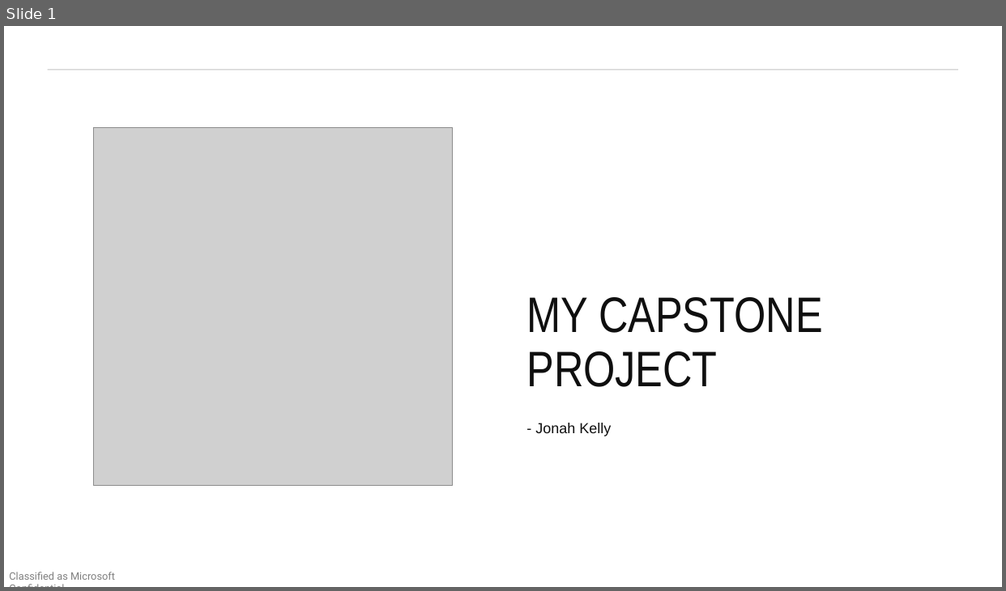
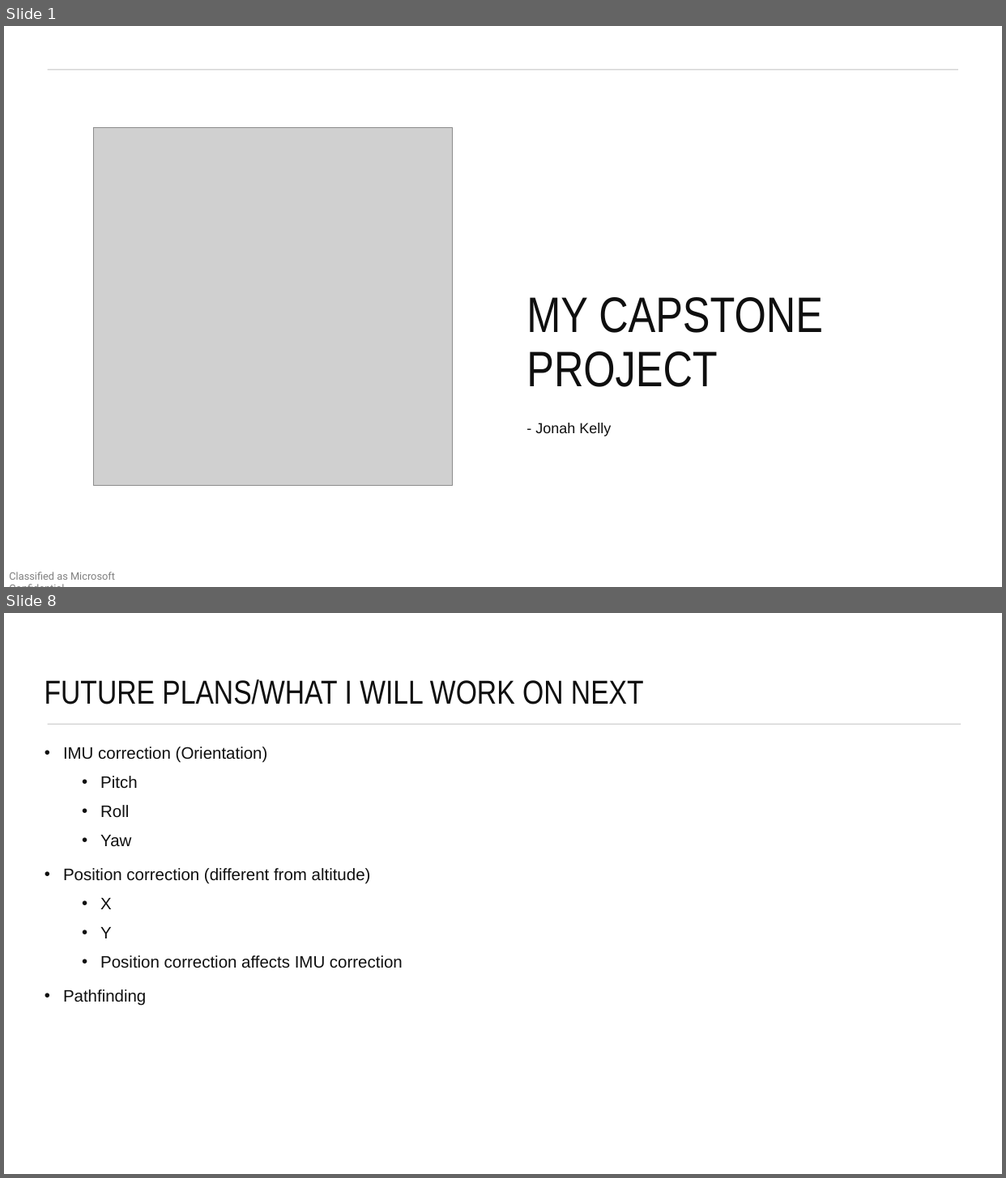
Before and after one commit to jonahk012/CapstoneProject, a slide deck: CapstonePresentation.pptx. Shown one above the other, each under a label of ours: slide 1 before the commit, slides 1 and 8 after it; the slides between them are not shown. The pictures are 1006x591 and 1006x1178 pixels, drawn with LibreOffice and Linux fonts; fonts in the diff are those of the drawing; grey boxes stand for pictures. Boxes give left, top, right and bottom in pixels: in the first picture for what was removed or moved away, otherwise in the second. Text is boxed around its words. In the diff, an @@ line names an element or a change of style, - is before the commit and + after.

Commit message:
Added a bunch of new features, with the new seperate file system, i am able to now keep everything neat and organized, I scrapped the position PID like right after I added because I realized thats not how I wanted the drone to work, later on, i will use it for something else. Instead of position PID, i just added disturbance and added that to the motor mixing, then the orientationPID corrects it, I also added drone targets which holds the things that i want to reach like 0 roll pitch and yaw and a specific altitude that changes based on player controls

```diff
--- a/CapstonePresentation.pptx
+++ b/CapstonePresentation.pptx
@@ slide 8 added at (4, 613, 1002, 1174), background #FFFFFF @@
@@ title added at (44, 679, 644, 705), 32 pt, text #0F0F0F @@
+FUTURE PLANS/WHAT I WILL WORK ON NEXT
@@ line added from (48, 724) to (961, 724), #0F0F0F 0.75 pt @@
@@ text added at (63, 747, 403, 1006), 16 pt, text #0F0F0F @@
+• IMU correction (Orientation)
+  • Pitch
+  • Roll
+  • Yaw
+• Position correction (different from altitude)
+  • X
+  • Y
+  • Position correction affects IMU correction
+• Pathfinding
```
Also in this commit, not shown: 1 slide changed, 4 other slides added, 2 slides removed, 15 other files.
